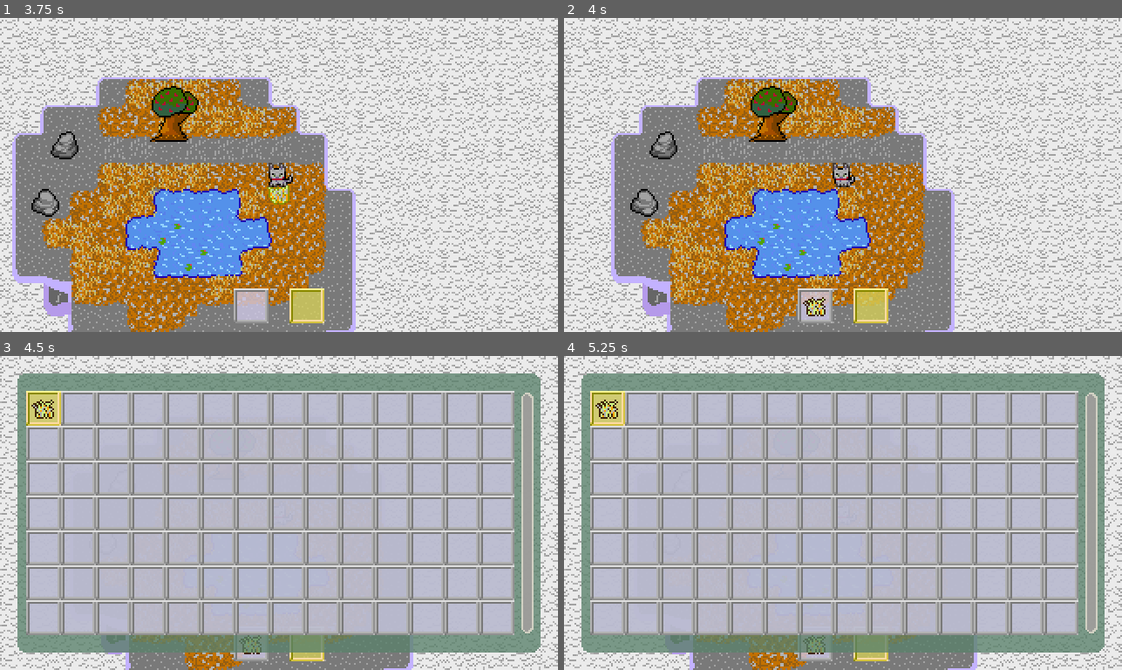
Above: before the commit, frames 1-4 (two rows, left to right).
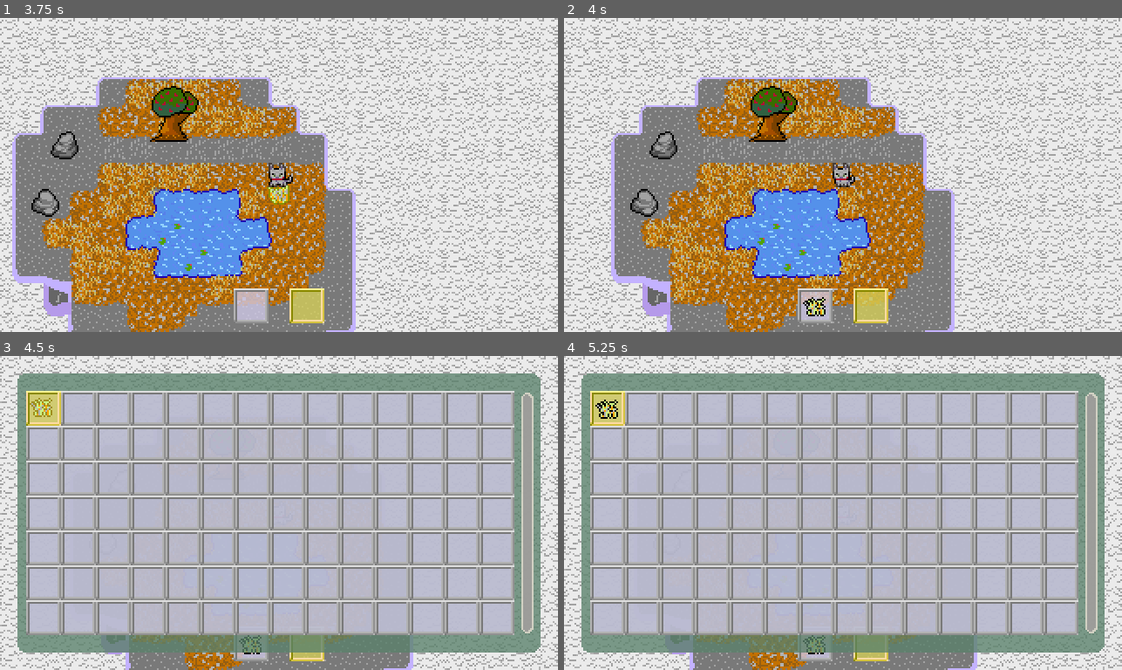
Above: after the commit, the same moments.

Repository: Tsunami014/SkyIslands
Game: Godot game, scene res://Main.tscn
Two runs of this game, one before a commit and one after it. Both use one fixed random seed, a clock stepped at 60 frames per second and the inputs below.
Inputs:
- Up to frame 1 (3.75 s): tap Enter at 0.5 s; hold Right (move_right) 0.53-1.28 s; tap Space (collect) at 0.6, 1.55, 2.1, 3.05 s; hold Down (move_down) 1.28-2.03 s; tap Tab (change_hotbar) at 1.35 s; hold Right (move_right) 2.03-2.78 s; hold Up (move_up) 2.78-3.53 s; tap Alt at 2.85 s; hold Left (move_left) from 3.53 s (still down); tap Shift at 3.6 s
- Up to frame 2 (4 s): keep holding Left (move_left); tap Space (collect) at 3.8 s
- Up to frame 3 (4.5 s): keep holding Left (move_left); tap E (inventory) at 4.15 s; tap Space (collect) at 4.35 s
- Up to frame 4 (5.25 s): tap Space (collect) at 5 s; release Left (move_left) at 5.03 s; hold Down (move_down) from 5.03 s (still down); tap Tab (change_hotbar) at 5.1 s

Frame 1 is identical in both runs. In frame 2, less than 0.1% of the frame differs, in the area x 42-47%, y 88-95%; in frame 3, 0.2%, in the area x 5-47%, y 13-95%; in frame 4, 0.1%.

Commit message:
Added a proper outline to the items that changes when selecting in the inventory

Diff:
--- a/game/Main.tscn
+++ b/game/Main.tscn
@@ -222,6 +222,7 @@
 
 [node name="Inventory" type="Panel" parent="Player/Camera2D"]
 unique_name_in_owner = true
+visible = false
 anchors_preset = 8
 anchor_left = 0.5
 anchor_top = 0.5
--- a/game/collect.gd
+++ b/game/collect.gd
@@ -8,7 +8,7 @@
 		_setColour(Color(0.549, 0.563, 0.0, 1.0))
 func _on_body_exited(body):
 	if (not done) and body is Player:
-		_setColour(Color(0.0, 0.0, 0.0, 1.0))
+		_setColour(Color())
 
 func _setColour(col: Color):
 	$Img.set_instance_shader_parameter("outline_color", col)
--- a/game/hotbar.gd
+++ b/game/hotbar.gd
@@ -4,6 +4,9 @@
 
 var index: int
 
+const GUI = preload("res://assets/gui.png")
+const ITEMS = preload("res://assets/items.png")
+const SHADER = preload("res://outline.gdshader")
 func _ready() -> void:
 	if !Engine.is_editor_hint():
 		index = Items.maxHotbar
@@ -12,14 +15,19 @@
 		Items.hotbarUpdate.connect(updateImg)
 
 	texture = AtlasTexture.new()
-	texture.atlas = preload("res://assets/gui.png")
+	texture.atlas = GUI
 	texture.region = Rect2(0, 0, 20, 20)
 
 	var tex = TextureRect.new()
 	tex.name = "Image"
 	tex.texture = AtlasTexture.new()
-	tex.texture.atlas = preload("res://assets/items.png")
+	tex.texture.atlas = ITEMS
 	tex.set_position(Vector2i(2, 2))
+
+	tex.material = ShaderMaterial.new()
+	tex.material.shader = SHADER
+	tex.set_instance_shader_parameter("outline_color", Color())
+
 	add_child(tex)
 	tex.hide()
 	updateImg()
--- a/game/inventory.gd
+++ b/game/inventory.gd
@@ -48,6 +48,9 @@
 		int(cursPos / max_wid) * 20
 	))
 
+	if Input.is_action_just_pressed("collect"):
+		inv[cursPos].select = not inv[cursPos].select
+
 
 func _update() -> void:
 	var myinvln = len(inv)
--- a/game/inventoryItem.gd
+++ b/game/inventoryItem.gd
@@ -10,13 +10,18 @@
 		nam = newnam
 var select: bool = false:
 	set(val):
-		if is_node_ready() and val != select:
-			var offs = 0 if val else 2
+		if is_node_ready():
+			var offs = 1 if val else 2
 			set_position(Vector2i(x*20 + offs, y*20 + offs))
+			set_instance_shader_parameter("outline_color", Color(0.626, 0.556, 0.121, 1.0) if val else Color())
 		select = val
 
+const ITEMS = preload("res://assets/items.png")
+const SHADER = preload("res://outline.gdshader")
 func _ready() -> void:
 	texture = AtlasTexture.new()
-	texture.atlas = preload("res://assets/items.png")
+	texture.atlas = ITEMS
 	texture.region = Items.getImgRegion(nam)
-	set_position(Vector2i(x*20 + 2, y*20 + 2))
+	material = ShaderMaterial.new()
+	material.shader = SHADER
+	select = select
Binary file changed: game/assets/items.aseprite
Binary file changed: game/assets/items.png
